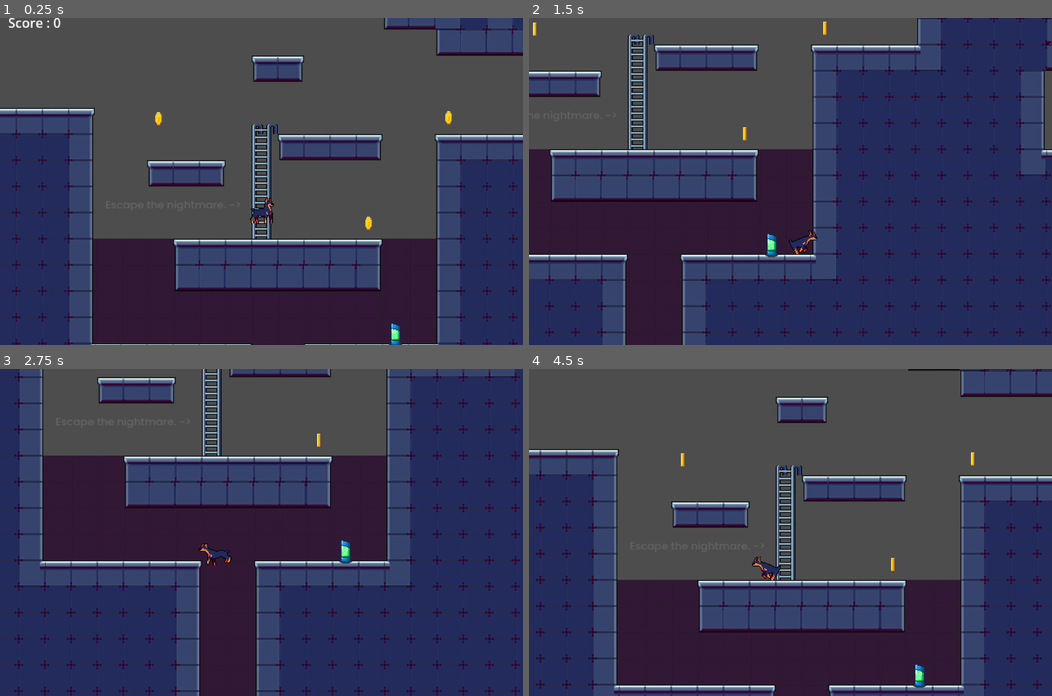
Above: before the commit, frames 1-4 (two rows, left to right).
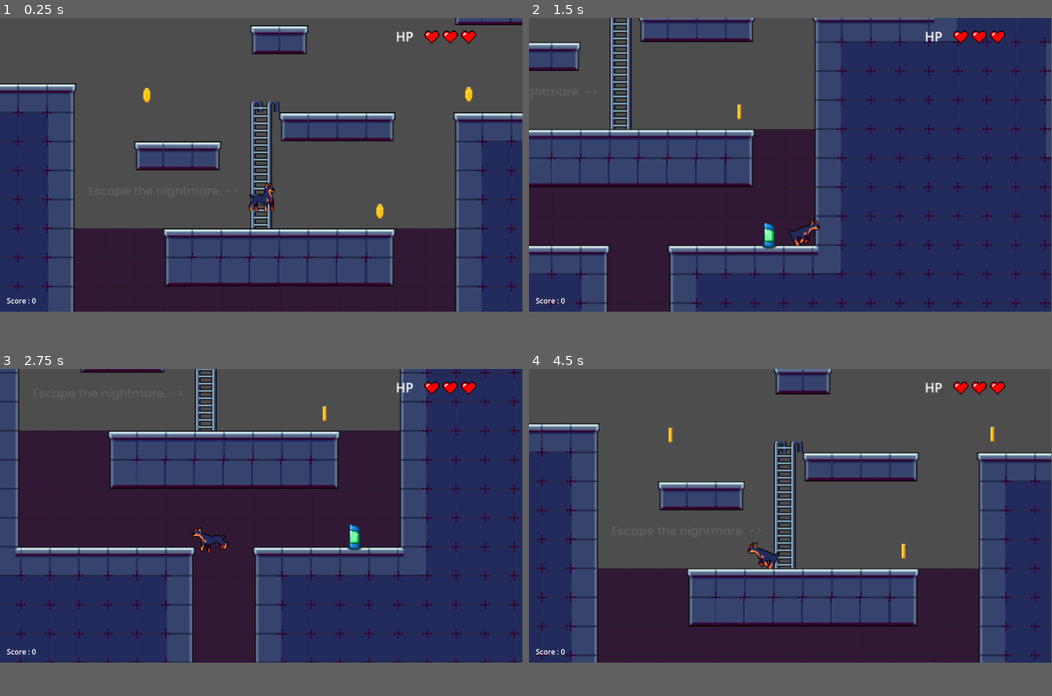
Above: after the commit, the same moments.

Repository: jesse-25s/GoDot-P1
Game: Godot game, scene res://scenes/game.tscn
Same seed, same stepped clock (60 frames per second), same inputs: the game is played once before the commit and once after it.
Inputs:
- Up to frame 1 (0.25 s): no input
- Up to frame 2 (1.5 s): tap Enter (ui_accept) at 0.5, 0.77 s; hold Right (ui_right) from 0.53 s (still down)
- Up to frame 3 (2.75 s): tap Enter (ui_accept) at 1.52 s; release Right (ui_right) at 2.03 s; hold Left (ui_left) from 2.03 s (still down)
- Up to frame 4 (4.5 s): release Left (ui_left) at 2.78 s; hold Right (ui_right) 2.78-4.28 s; tap Enter (ui_accept) at 3.02, 3.77 s; hold Left (ui_left) from 4.28 s (still down)
In our replay, the window is 800x500 before the commit and 799x449 after it. These sizes can differ from the game's own. Grey fills any space a smaller window leaves; there, only what the larger window draws over its background counts as a difference.

The runs differ from the first frame. In frame 1, 32% of the frame differs, in the area x 0-100%, y 0-100%; in frame 2, 29%; in frame 3, 31%; in frame 4, 33%.

Commit message:
Commit
Update the scores and hp setting

Diff:
--- a/icon.svg
+++ b/icon.svg
@@ -1 +1 @@
-<svg height="128" width="128" xmlns="http://www.w3.org/2000/ …(175 unchanged characters)… "M105 673v33q407 354 814 0v-33z"/><path fill="#478cbf" d="m105 673 152 14q12 1 15 14l4 67 132 10 8-61q2-11 15-15h162q13 4 15 15l8 61 132-10 4-67q3-13 15-14l152-14V427q30-39 56-81-35-59-83-108-43 20-82 47-40-37-88-64 7-51 8-102-59-28-123-42-26 43-46 89-49-7-98 0-20-46-46-89-64 14-123 42 1 51 8 102-48 27-88 64-39-27-82-47-48 49-83 108 26 42 56 81zm0 33v39c0 276 813 276 813 0v-39l-134 12-5 69q-2 10-14 13l-162 11q-12 0-16-11l-10-65H447l-10 65q-4 11-16 11l-162-11q-12-3-14-13l-5-69z"/><path d="M483 600c3 34 55 34 58 0v-86c-3-34-55-34-58 0z"/><circle cx="725" cy="526" r= …(144 unchanged characters)…
+<svg height="128" width="128" xmlns="http://www.w3.org/2000/ …(175 unchanged characters)… "M105 673v33q407 354 814 0v-33z"/><path d="m105 673 152 14q12 1 15 14l4 67 132 10 8-61q2-11 15-15h162q13 4 15 15l8 61 132-10 4-67q3-13 15-14l152-14V427q30-39 56-81-35-59-83-108-43 20-82 47-40-37-88-64 7-51 8-102-59-28-123-42-26 43-46 89-49-7-98 0-20-46-46-89-64 14-123 42 1 51 8 102-48 27-88 64-39-27-82-47-48 49-83 108 26 42 56 81zm0 33v39c0 276 813 276 814 0v-39l-134 12-5 69q-2 10-14 13l-162 11q-12 0-16-11l-10-65H446l-10 65q-4 11-16 11l-162-11q-12-3-14-13l-5-69z" fill="#478cbf"/><path d="M483 600c0 34 58 34 58 0v-86c0-34-58-34-58 0z"/><circle cx="725" cy="526" r= …(144 unchanged characters)…
--- a/project.godot
+++ b/project.godot
@@ -10,34 +10,15 @@
 
 [application]
 
-config/name="Game One"
+config/name="GoDot-P1"
 run/main_scene="res://scenes/game.tscn"
 config/features=PackedStringArray("4.2", "Mobile")
 config/icon="res://icon.svg"
 
-[autoload]
-
-DialogueManager="*res://addons/dialogue_manager/dialogue_manager.gd"
-MusicBgm="*res://scenes/music_bgm.tscn"
-
-[display]
-
-window/size/viewport_width=1280
-window/size/viewport_height=800
-
 [dotnet]
 
-project/assembly_name="Game One"
-
-[editor_plugins]
-
-enabled=PackedStringArray()
-
-[internationalization]
-
-locale/translations_pot_files=PackedStringArray("res://DialogScript/Main.dialogue")
+project/assembly_name="GoDot-Pet"
 
 [rendering]
 
-textures/canvas_textures/default_texture_filter=0
 renderer/rendering_method="mobile"
--- /dev/null
+++ b/scenes/bars.tscn
@@ -0,0 +1,10 @@
+[gd_scene load_steps=2 format=3 uid="uid://cf21k7vm2qycg"]
+
+[ext_resource type="PackedScene" uid="uid://cojevjs0f6k7l" path="res://scenes/heart_bar.tscn" id="1_qbxrk"]
+
+[node name="Bars" type="VBoxContainer"]
+offset_right = 40.0
+offset_bottom = 40.0
+
+[node name="HeartBar" parent="." instance=ExtResource("1_qbxrk")]
+layout_mode = 2
--- /dev/null
+++ b/scenes/canvas_heart.tscn
@@ -0,0 +1,25 @@
+[gd_scene load_steps=3 format=3 uid="uid://bnng02mgsdta2"]
+
+[ext_resource type="PackedScene" uid="uid://gcgsww3a617j" path="res://scenes/heart_bar.tscn" id="1_cmftd"]
+[ext_resource type="Script" path="res://scripts/heart_count.gd" id="1_vl42o"]
+
+[node name="CanvasHeart" type="CanvasLayer"]
+script = ExtResource("1_vl42o")
+
+[node name="Label" type="Label" parent="."]
+offset_left = 873.0
+offset_top = 20.0
+offset_right = 900.0
+offset_bottom = 43.0
+scale = Vector2(1.77214, 1.77214)
+text = "HP"
+
+[node name="Bar" type="VBoxContainer" parent="."]
+offset_left = 933.0
+offset_top = 23.0
+offset_right = 1429.0
+offset_bottom = 119.0
+scale = Vector2(0.405772, 0.405772)
+
+[node name="HeartBar" parent="Bar" instance=ExtResource("1_cmftd")]
+layout_mode = 2
--- a/scenes/game.tscn
+++ b/scenes/game.tscn
@@ -7,7 +7,9 @@
 [ext_resource type="PackedScene" uid="uid://dwc7rutthy6vn" path="res://scenes/killzone.tscn" id="3_ljir6"]
 [ext_resource type="Script" path="res://scripts/player.gd" id="3_uunh3"]
 [ext_resource type="PackedScene" uid="uid://bkd6pl6wyj80b" path="res://scenes/position.tscn" id="4_ekhak"]
+[ext_resource type="PackedScene" uid="uid://dissuhk0o6xh0" path="res://scenes/scores.tscn" id="7_bhq7m"]
 [ext_resource type="FontFile" uid="uid://clxsgqilj4cia" path="res://assets/fonts/Poppins/Poppins-Medium.ttf" id="8_5w8mp"]
+[ext_resource type="PackedScene" uid="uid://bnng02mgsdta2" path="res://scenes/canvas_heart.tscn" id="9_3sria"]
 
 [sub_resource type="TileSetAtlasSource" id="TileSetAtlasSource_fy8h4"]
 texture = ExtResource("2_mfrg2")
@@ -393,6 +395,7 @@
 [sub_resource type="WorldBoundaryShape2D" id="WorldBoundaryShape2D_ydusl"]
 
 [node name="Game" type="Node2D"]
+script = ExtResource("1_hi50c")
 
 [node name="TileMap" type="TileMap" parent="."]
 tile_set = SubResource("TileSet_hp2gx")
@@ -402,17 +405,6 @@
 layer_1/name = "Mid"
 layer_1/tile_data = PackedInt32Array(65534, 65537, 0, 65535, 65537, 0, 0, 65537, 0, 1, 65537, 0, 2, 65537, 0, 3, 196609 …(82356 unchanged characters)…
 
-[node name="GameManager" type="Node" parent="."]
-unique_name_in_owner = true
-script = ExtResource("1_hi50c")
-
-[node name="ScoreLabel" type="Label" parent="GameManager"]
-offset_left = -330.0
-offset_top = -276.0
-offset_right = -265.0
-offset_bottom = -253.0
-text = "Score : 0"
-
 [node name="Dog-A" parent="." instance=ExtResource("2_821b5")]
 position = Vector2(-20, -84)
 collision_layer = 2
@@ -512,6 +504,9 @@
 
 [node name="Position3" parent="Positions" instance=ExtResource("4_ekhak")]
 position = Vector2(1232, -299)
+
+[node name="Scores" parent="." instance=ExtResource("7_bhq7m")]
+unique_name_in_owner = true
 
 [node name="CanvasLayer" type="CanvasLayer" parent="."]
 follow_viewport_enabled = true
@@ -525,3 +520,6 @@
 theme_override_fonts/font = ExtResource("8_5w8mp")
 theme_override_font_sizes/font_size = 13
 text = "Escape the nightmare. ->"
+
+[node name="CanvasHeart" parent="." instance=ExtResource("9_3sria")]
+unique_name_in_owner = true
--- /dev/null
+++ b/scenes/heart_bar.tscn
@@ -0,0 +1,29 @@
+[gd_scene load_steps=3 format=3 uid="uid://gcgsww3a617j"]
+
+[ext_resource type="Script" path="res://scripts/heart_bar.gd" id="1_mb3lc"]
+[ext_resource type="Texture2D" uid="uid://fwpll5nmrobm" path="res://assets/hp/heart-full.png" id="2_yu7gt"]
+
+[node name="HeartBar" type="HBoxContainer"]
+offset_right = 40.0
+offset_bottom = 40.0
+script = ExtResource("1_mb3lc")
+
+[node name="1" type="TextureRect" parent="."]
+layout_mode = 2
+texture = ExtResource("2_yu7gt")
+
+[node name="2" type="TextureRect" parent="."]
+layout_mode = 2
+texture = ExtResource("2_yu7gt")
+
+[node name="3" type="TextureRect" parent="."]
+layout_mode = 2
+texture = ExtResource("2_yu7gt")
+
+[node name="4" type="TextureRect" parent="."]
+layout_mode = 2
+texture = ExtResource("2_yu7gt")
+
+[node name="5" type="TextureRect" parent="."]
+layout_mode = 2
+texture = ExtResource("2_yu7gt")
--- /dev/null
+++ b/scenes/scores.tscn
@@ -0,0 +1,14 @@
+[gd_scene load_steps=2 format=3 uid="uid://dissuhk0o6xh0"]
+
+[ext_resource type="Script" path="res://scripts/Scores.gd" id="1_yg4q1"]
+
+[node name="Scores" type="CanvasLayer"]
+script = ExtResource("1_yg4q1")
+
+[node name="Scores" type="Label" parent="."]
+offset_left = 15.0
+offset_top = 581.0
+offset_right = 223.0
+offset_bottom = 635.0
+text = "Score : 0"
+vertical_alignment = 2
--- /dev/null
+++ b/scripts/Scores.gd
@@ -0,0 +1,9 @@
+extends CanvasLayer
+
+var score = 0
+
+@onready var score_label = $Scores
+
+func add_point():
+	score += 1
+	score_label.text = "Score : " + str(score)
--- a/scripts/coin.gd
+++ b/scripts/coin.gd
@@ -1,8 +1,9 @@
 extends Area2D
 
-@onready var game_manager = %GameManager
+#@onready var game_manager = %GameManager
+@onready var scores = %Scores
 @onready var animation_player = $AnimationPlayer
 
 func _on_body_entered(body):
 	animation_player.play("PickupAnimation")
-	game_manager.add_point()
+	scores.add_point()
--- a/scripts/game_manager.gd
+++ b/scripts/game_manager.gd
@@ -1,9 +1 @@
 extends Node
-
-var score = 0
-
-@onready var score_label = $ScoreLabel
-
-func add_point():
-	score += 1
-	score_label.text = "Score : " + str(score)
--- /dev/null
+++ b/scripts/heart_bar.gd
@@ -0,0 +1,38 @@
+extends HBoxContainer
+
+enum modes {SIMPLE, EMPTY, PARTIAL}
+
+var heart_full = preload("res://assets/hp/heart-full.png")
+var heart_empty = preload("res://assets/hp/heart-lost.png")
+var heart_half = preload("res://assets/hp/heart-half.png")
+
+@export var mode : modes
+
+func update_health(value):
+	match mode:
+		modes.SIMPLE:
+			update_simple(value)
+		modes.EMPTY:
+			update_empty(value)
+		modes.PARTIAL:
+			update_partial(value)
+
+func update_simple(value):
+	for i in get_child_count():
+		get_child(i).visible = value > i
+
+func update_empty(value):
+	for i in get_child_count():
+		if value > i:
+			get_child(i).texture = heart_full
+		else:
+			get_child(i).texture = heart_empty
+
+func update_partial(value):
+	for i in get_child_count():
+		if value > i * 2 + 1:
+			get_child(i).texture = heart_full
+		elif value > i * 2:
+			get_child(i).texture = heart_half
+		else:
+			get_child(i).texture = heart_empty
--- /dev/null
+++ b/scripts/heart_count.gd
@@ -0,0 +1,21 @@
+extends CanvasLayer
+
+@onready var bars = $Bar
+
+var current_health = 4:
+	set = set_health
+
+func _ready():
+	current_health = 3
+
+func set_health(value):
+	current_health = clamp(value, 0, 10)
+	#health_label.text = "Current Health : %s" % current_health
+	for bar in bars.get_children():
+		bar.update_health(current_health)
+
+func add_heart():
+	current_health += 1
+
+func minus_heart():
+	current_health -= 1
--- a/scripts/position.gd
+++ b/scripts/position.gd
@@ -1,7 +1,8 @@
 extends Area2D
 
+@onready var heart = %CanvasHeart
 @onready var animation_player = $AnimationPlayer
 
 func _on_body_entered(body):
 	animation_player.play("Pickup")
-	print("+1 position!")
+	heart.add_heart()
Binary file added: assets/hp/heart-full.png
Not shown, added: assets/hp/heart-full.png.import
Binary file added: assets/hp/heart-half.png
Not shown, added: assets/hp/heart-half.png.import
Binary file added: assets/hp/heart-lost.png
Not shown, added: assets/hp/heart-lost.png.import
Binary file added: assets/hp/pixel-heart-2779422_1280.webp
Not shown, added: assets/hp/pixel-heart-2779422_1280.webp.import
Not shown: 1 places in scenes/game.tscn that only renumber resources
Not shown, added: scenes/can923D.tmp
